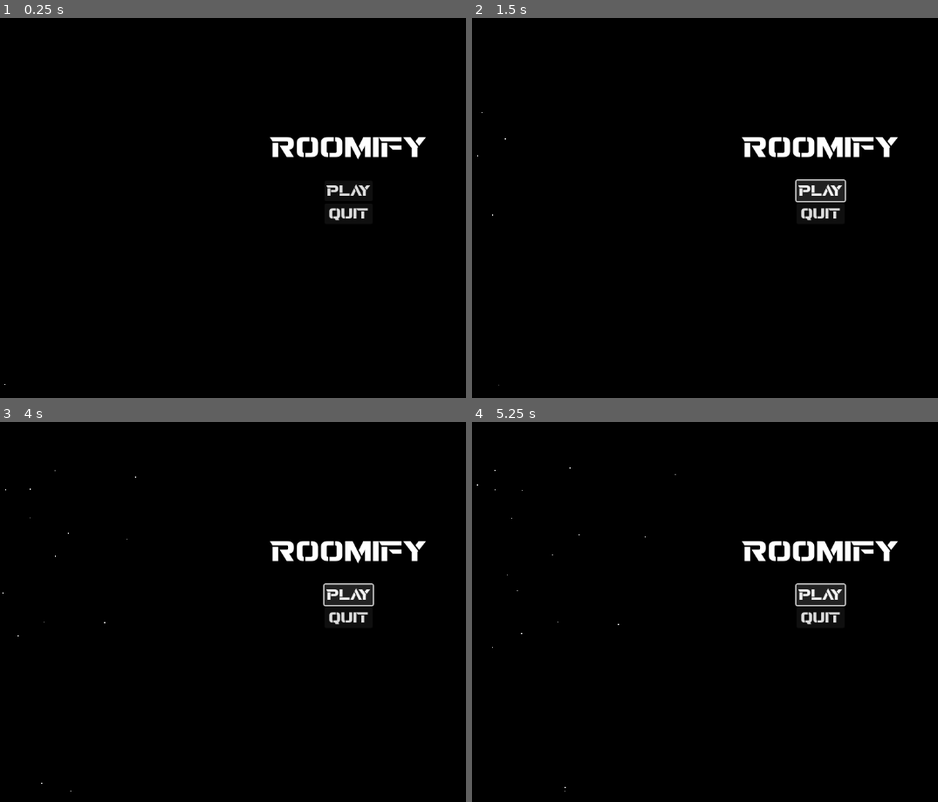
Above: before the commit, frames 1-4 (two rows, left to right).
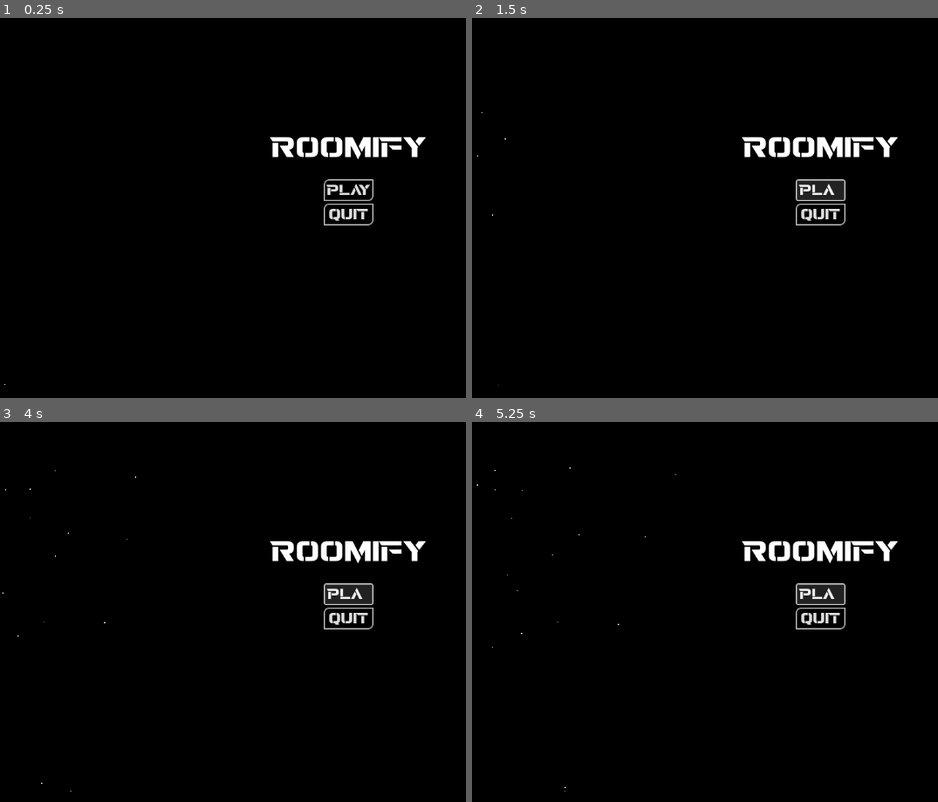
Above: after the commit, the same moments.

Repository: endgrant/roomify
Game: Godot game, scene res://Menus/main_menu.tscn
Two runs of this game, one before a commit and one after it. Both use one fixed random seed, a clock stepped at 60 frames per second and the inputs below. The project has no main scene, so this scene is started directly.
Inputs:
- Up to frame 1 (0.25 s): no input
- Up to frame 2 (1.5 s): click "PLAY" at 0.5 s; click "PLAY" at 1.25 s
- Up to frame 3 (4 s): click "PLAY" at 2 s; tap Enter at 2.75 s
- Up to frame 4 (5.25 s): tap Space at 4.25 s

The runs differ from the first frame. In frame 1, 0.4% of the frame differs, in the area x 69-81%, y 42-55%; in frame 2, 0.5%; in frame 3, 0.5%; in frame 4, 0.5%.

Commit message:
Update main_menu.tscn

Diff:
--- a/Menus/main_menu.tscn
+++ b/Menus/main_menu.tscn
@@ -1,9 +1,37 @@
-[gd_scene load_steps=3 format=3 uid="uid://yu5gcfm6ihs0"]
+[gd_scene load_steps=5 format=3 uid="uid://yu5gcfm6ihs0"]
 
 [ext_resource type="FontFile" uid="uid://b48bc0ebqne3l" path="res://Revamped.otf" id="1_oxnxe"]
 
 [sub_resource type="LabelSettings" id="LabelSettings_trhf2"]
 font_size = 48
+
+[sub_resource type="StyleBoxFlat" id="StyleBoxFlat_4kqo3"]
+draw_center = false
+border_width_left = 3
+border_width_top = 3
+border_width_right = 3
+border_width_bottom = 3
+border_blend = true
+corner_radius_top_left = 8
+corner_radius_bottom_right = 8
+expand_margin_left = 2.0
+expand_margin_top = 2.0
+expand_margin_right = 2.0
+expand_margin_bottom = 2.0
+
+[sub_resource type="StyleBoxFlat" id="StyleBoxFlat_tyaar"]
+draw_center = false
+border_width_left = 3
+border_width_top = 3
+border_width_right = 3
+border_width_bottom = 3
+border_blend = true
+corner_radius_top_left = 8
+corner_radius_bottom_right = 8
+expand_margin_left = 2.0
+expand_margin_top = 2.0
+expand_margin_right = 2.0
+expand_margin_bottom = 2.0
 
 [node name="MainMenu" type="Control"]
 layout_mode = 3
@@ -58,15 +86,18 @@
 anchor_bottom = 0.5
 grow_horizontal = 2
 grow_vertical = 2
+theme_override_constants/separation = 8
 
 [node name="Play" type="Button" parent="VBoxContainer"]
 layout_mode = 2
 theme_override_fonts/font = ExtResource("1_oxnxe")
 theme_override_font_sizes/font_size = 24
+theme_override_styles/normal = SubResource("StyleBoxFlat_4kqo3")
 text = "PLAY"
 
 [node name="Quit" type="Button" parent="VBoxContainer"]
 layout_mode = 2
 theme_override_fonts/font = ExtResource("1_oxnxe")
 theme_override_font_sizes/font_size = 24
+theme_override_styles/normal = SubResource("StyleBoxFlat_tyaar")
 text = "QUIT"
